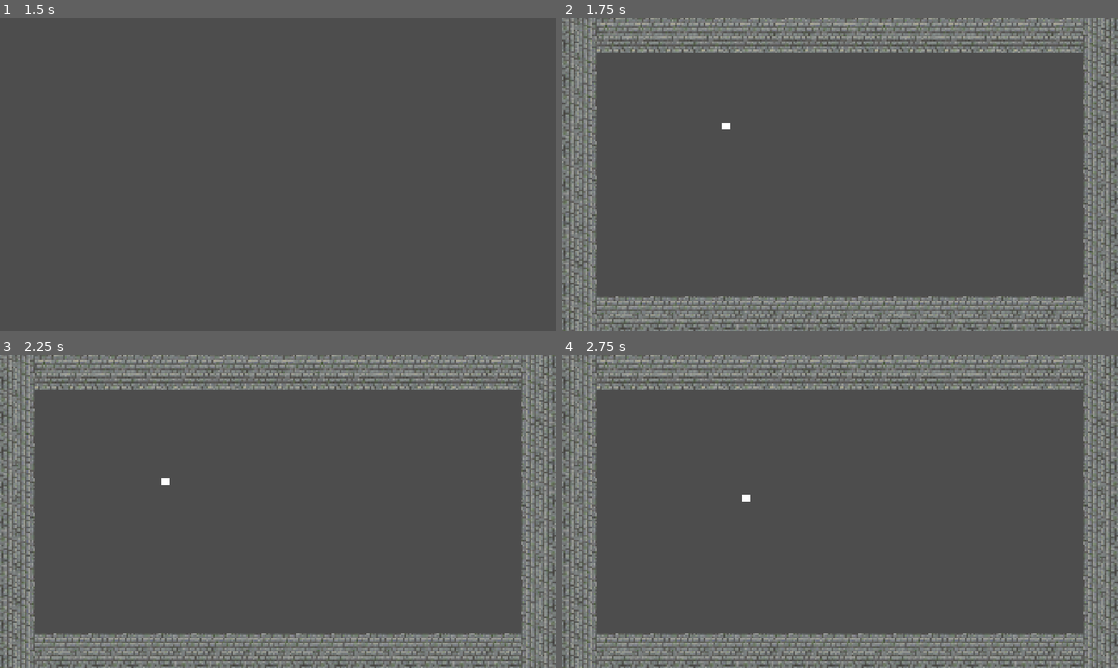
Above: before the commit, frames 1-4 (two rows, left to right).
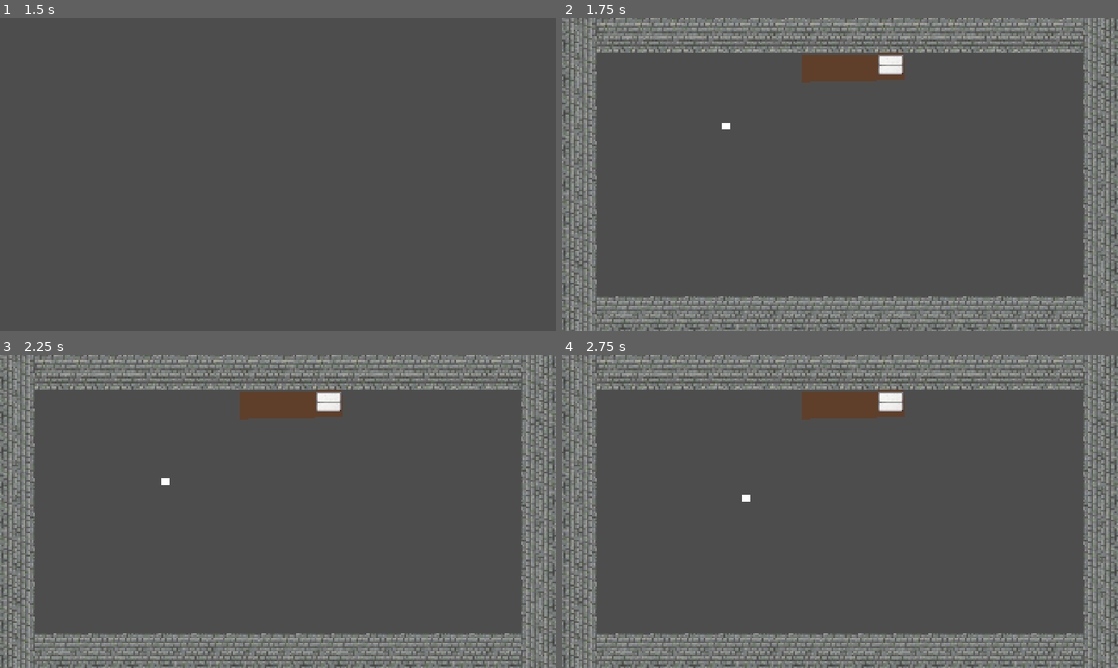
Above: after the commit, the same moments.

Repository: ArrowComputingTech/hamster-revolution
Game: Godot game, scene res://Scenes/Intro.tscn
Two runs of this game, one before a commit and one after it. Both use one fixed random seed, a clock stepped at 60 frames per second and the inputs below. Video files are missing from this copy of the repository; at most half a second of black plays in their place.
Inputs:
- Up to frame 1 (1.5 s): tap Enter at 0.5 s; hold Right (Right) 0.53-1.28 s; tap Space at 1.25 s; hold Down (Down) from 1.28 s (still down)
- Up to frame 2 (1.75 s): keep holding Down (Down)
- Up to frame 3 (2.25 s): release Down (Down) at 2.03 s; hold Right (Right) from 2.03 s (still down)
- Up to frame 4 (2.75 s): keep holding Right (Right)

Frame 1 is identical in both runs. In frame 2, 1.6% of the frame differs, in the area x 43-62%, y 11-21%; in frame 3, 1.6%; in frame 4, 1.6%.

Commit message:
Add table and cage.

Diff:
--- a/Scenes/main.tscn
+++ b/Scenes/main.tscn
@@ -4,12 +4,19 @@
 [ext_resource type="PackedScene" uid="uid://c2bdbigythsv5" path="res://Scenes/Bedroom.tscn" id="1_bo1nx"]
 [ext_resource type="PackedScene" uid="uid://ckt7f87cohttr" path="res://Scenes/Player.tscn" id="2_8gbba"]
 [ext_resource type="PackedScene" uid="uid://dhhiheyqfp5af" path="res://Scenes/User_Interface.tscn" id="4_jjvhh"]
+[ext_resource type="Texture2D" uid="uid://bgf7qqv4bdb2y" path="res://Art/cage.png" id="5_kry3j"]
 
 [node name="Node2D" type="Node2D" unique_id=1725296416 node_paths=PackedStringArray("timer", "player", "popup")]
 script = ExtResource("1_8gbba")
 timer = NodePath("Timer")
 player = NodePath("Player")
 popup = NodePath("UserInterface")
+
+[node name="Table" type="Polygon2D" parent="." unique_id=642791655]
+position = Vector2(1180.0001, 124)
+scale = Vector2(0.13722397, 0.16216215)
+color = Color(0.4509804, 0.18431373, 0.003921569, 0.47058824)
+polygon = PackedVector2Array(7.286133, -6.166626, -2565.15, 6.166687, -2587.0117, 604.3334, 21.861328, 548.8334)
 
 [node name="Bedroom" parent="." unique_id=1013182243 instance=ExtResource("1_bo1nx")]
 
@@ -22,6 +29,12 @@
 
 [node name="UserInterface" parent="." unique_id=1882028947 instance=ExtResource("4_jjvhh")]
 size = Vector2i(500, 500)
+borderless = false
 content_scale_mode = 2
 
+[node name="Cage" type="Sprite2D" parent="." unique_id=440354809]
+position = Vector2(1135, 162)
+scale = Vector2(0.13722397, 0.16216215)
+texture = ExtResource("5_kry3j")
+
 [connection signal="timeout" from="Timer" to="." method="_on_timer_timeout"]
Binary file added: Art/cage.png
Not shown, added: Art/cage.png.import
